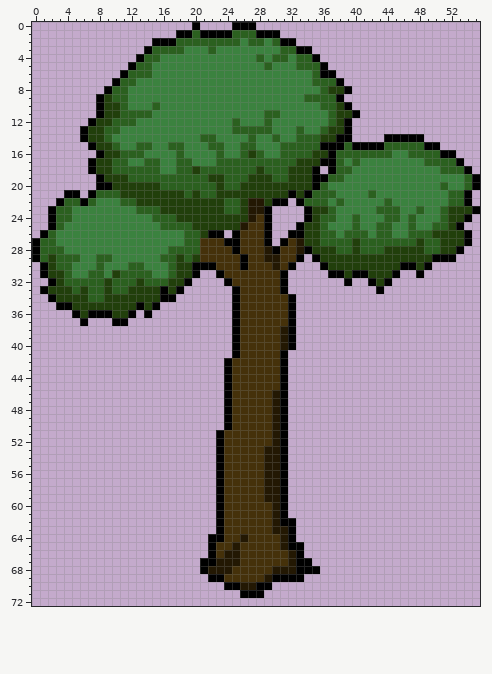
Sprite sheet -- core/assets/prototype/tree0.png. Above, as it was before the edit.
The file is 56x73 pixels.
After:
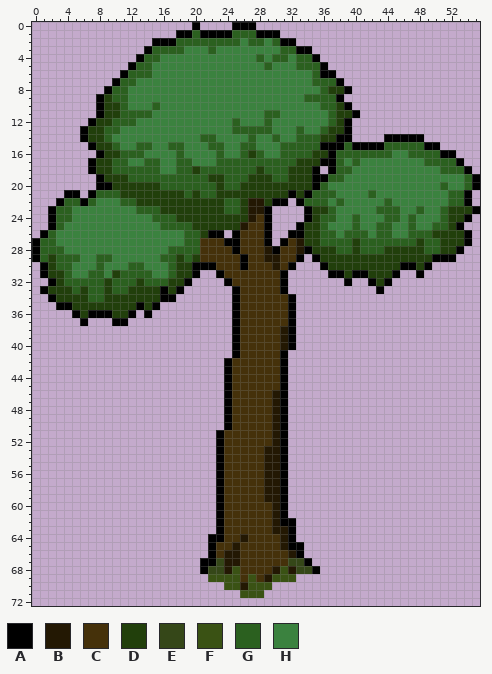
Palette (. is transparent): A #000000  B #231803  C #45310a  D #213f0b  E #354718  F #3a5214  G #2b601f  H #3b823f
What changed:
y 67: x 23 B -> E; x 32..33 BA -> EE
y 68: x 22..23 BB -> EE; x 25 C -> F; x 31 B -> F; x 33..34 AA -> EE
y 69: x 22..25 AACC -> FFFF; x 27 C -> F; x 30..33 AAAA -> FFF.
y 70: x 24..25 AA -> FF; x 27..29 BAA -> FFF
y 71: x 26..28 AAA -> FFF
Pixel boxes of the changes (left, top, right, bottom) in both pictures:
changed: (208, 558, 312, 598)
